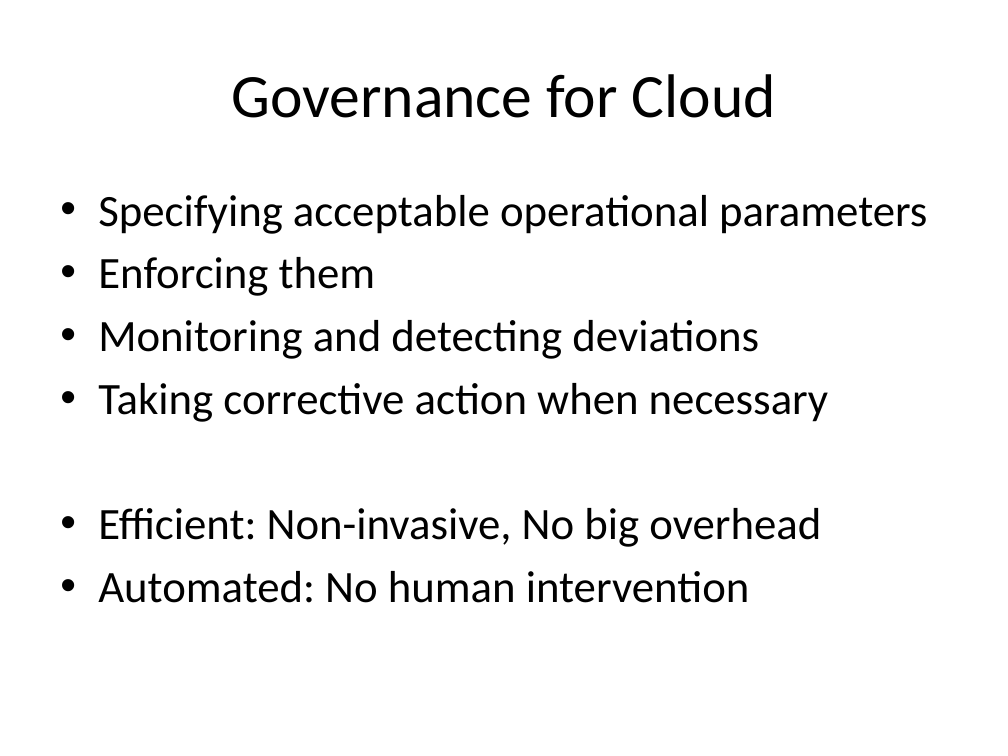
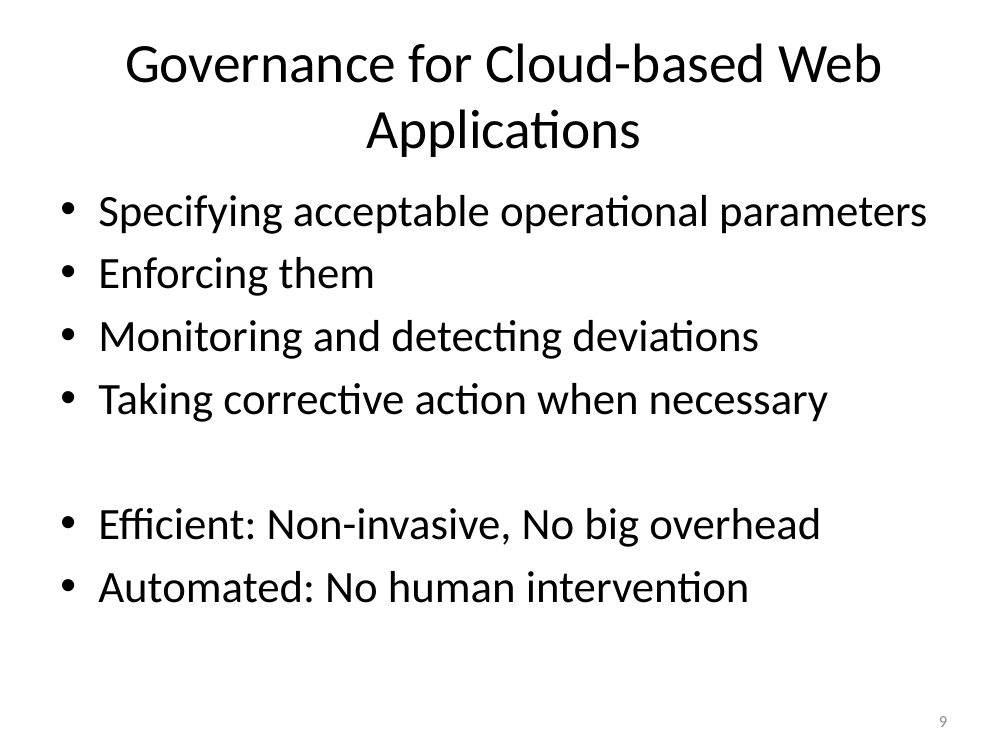
Before and after one commit to Dithn/eager-appscale, a slide deck: slide 9 of Eager/elk-experiment/appserver/system_design.pptx. Drawn at 1008x756 pixels with LibreOffice and Linux fonts; fonts in the diff are those of the drawing. Boxes give left, top, right and bottom in pixels: in the first picture for what was removed or moved away, otherwise in the second. Text is boxed around its words. In the diff, an @@ line names an element or a change of style, - is before the commit and + after.

```diff
--- a/Eager/elk-experiment/appserver/system_design.pptx
+++ b/Eager/elk-experiment/appserver/system_design.pptx
@@ title at [125,43,882,157]: text changed; size 44 to 39.6 pt @@
-Governance for Cloud
+Governance for Cloud-based Web Applications
@@ page number added at [939,716,947,727], 12 pt, text #8C8C8C @@
+9
```
Also in this commit, not shown: 43 other slides changed.
